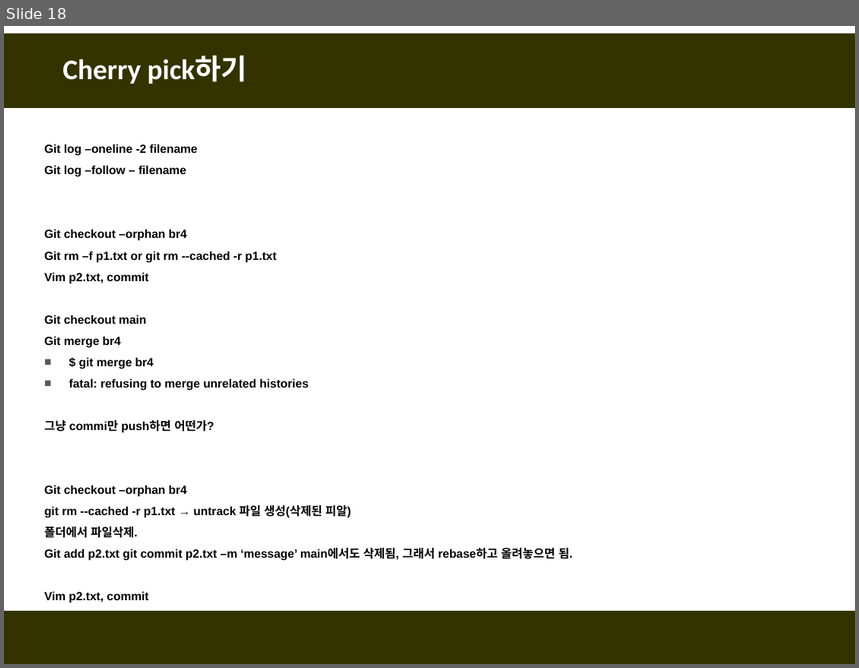
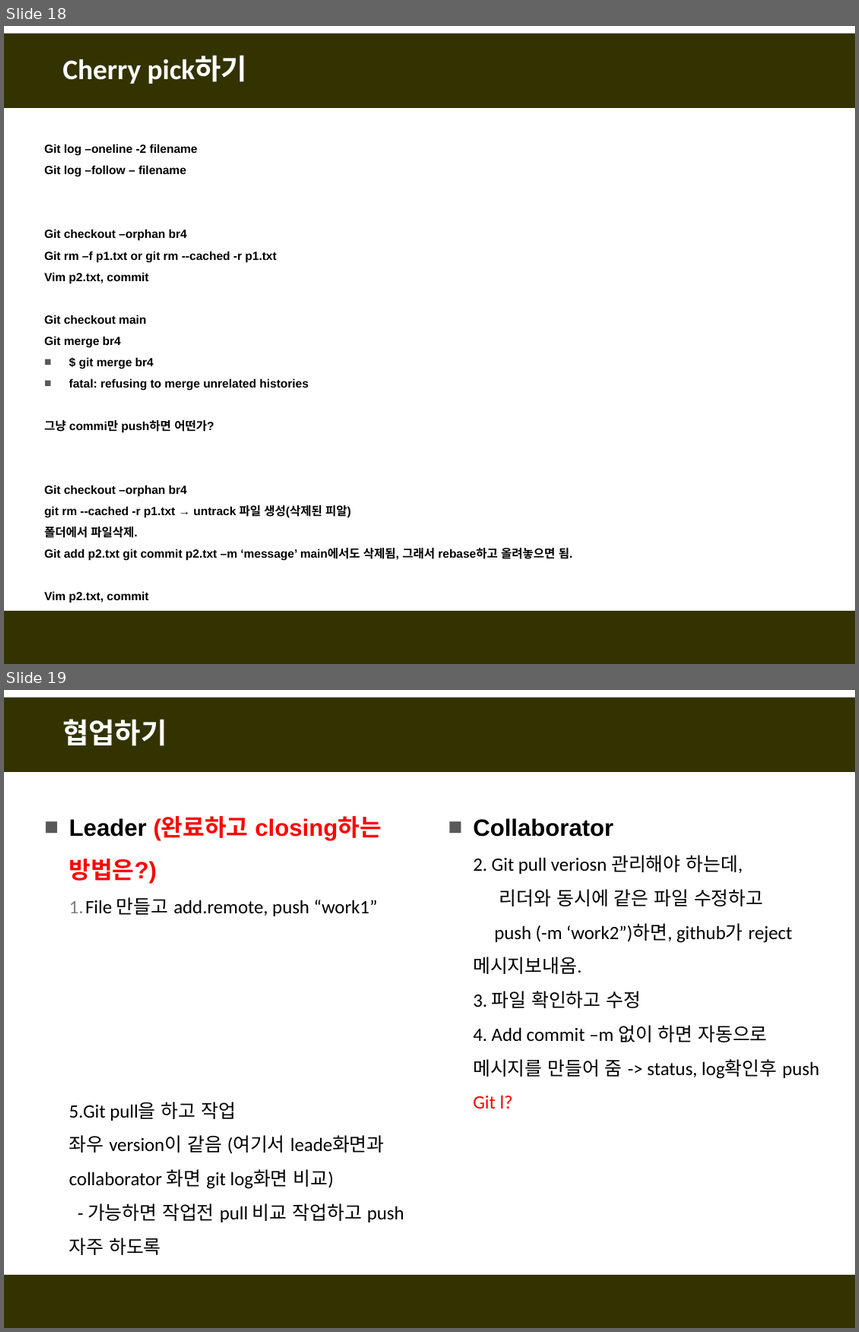
Before and after one commit to fasthill/github-lecture, a slide deck: git및github첫걸음6-정리중.pptx. Shown one above the other, each under a label of ours: slide 18 before the commit, slides 18 and 19 after it. The pictures are 859x668 and 859x1332 pixels, drawn with LibreOffice and Linux fonts; fonts in the diff are those of the drawing. Boxes give left, top, right and bottom in pixels: in the first picture for what was removed or moved away, otherwise in the second. Text is boxed around its words. In the diff, an @@ line names an element or a change of style, - is before the commit and + after.

```diff
--- a/git및github첫걸음6-정리중.pptx
+++ b/git및github첫걸음6-정리중.pptx
@@ slide 19 added at [4,690,855,1328], background #FFFFFF; not listed: 2 template elements that a slide beside it also shows @@
@@ title added at [63,719,167,746], 24 pt, text #FFFFFF, bold @@
+협업하기
@@ text added at [69,817,405,1255], 16 pt, text #000000 @@
+■ Leader (완료하고 closing하는 방법은?)
+  1. File 만들고 add.remote, push “work1”
+  5.Git pull을 하고 작업
+  좌우 version이 같음 (여기서 leade화면과 collaborator 화면 git log화면 비교)
+  - 가능하면 작업전 pull 비교 작업하고 push 자주 하도록
@@ text added at [473,818,819,1109], 16 pt, text #000000 @@
+■ Collaborator
+  2. Git pull veriosn 관리해야 하는데,
+  리더와 동시에 같은 파일 수정하고
+  push (-m ‘work2”)하면, github가 reject 메시지보내옴.
+  3. 파일 확인하고 수정
+  4. Add commit –m 없이 하면 자동으로 메시지를 만들어 줌 -> status, log확인후 push
+  Git l?
```
Also in this commit, not shown: 15 other slides added.
